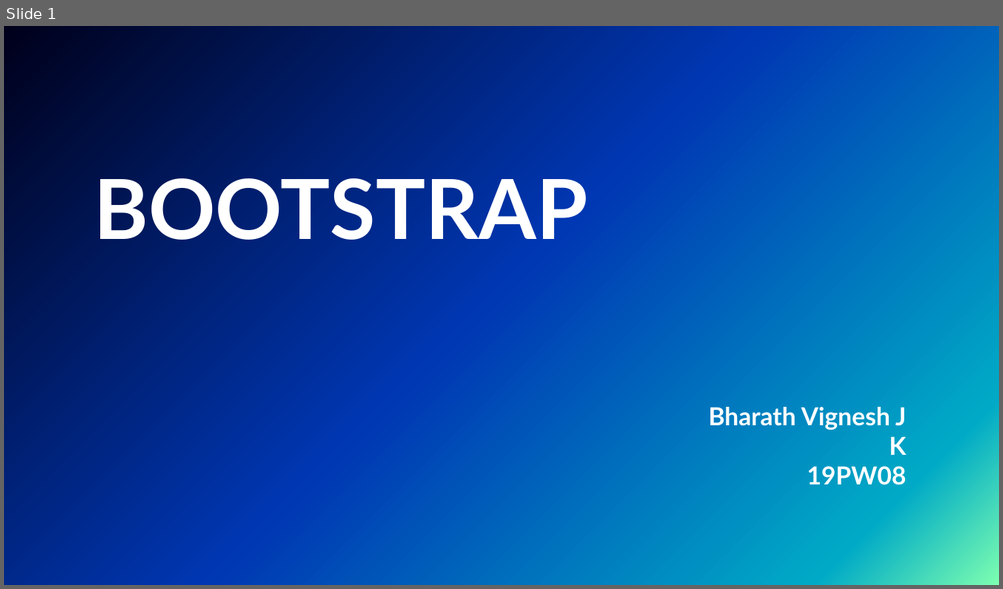
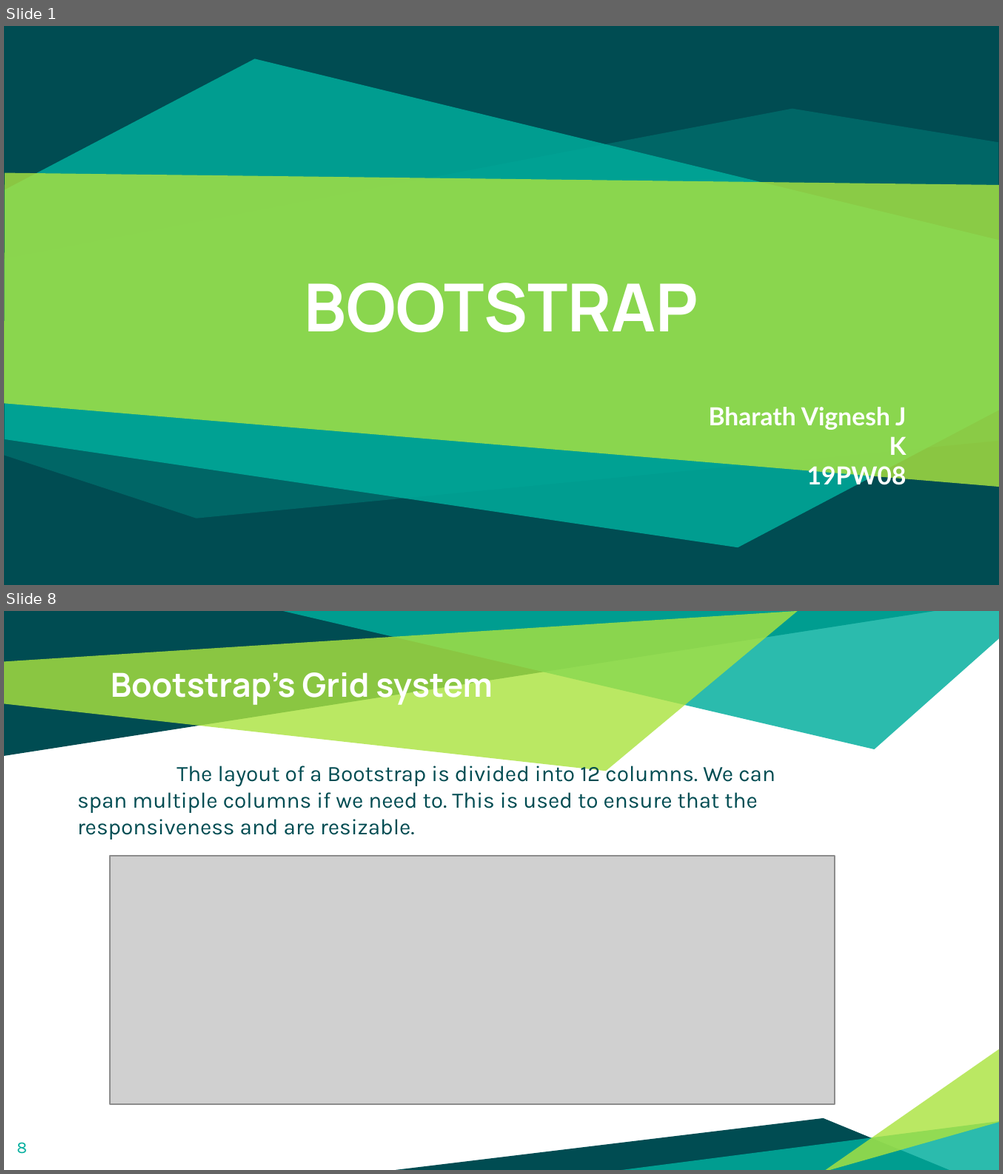
Before and after one commit to RazCrimson/Lab_Main, a slide deck: Sem 2/Web development Lab/Class/Bootstrap.pptx. Shown one above the other, each under a label of ours: slide 1 before the commit, slides 1 and 8 after it; the slides between them are not shown. The pictures are 1003x589 and 1003x1174 pixels, drawn with LibreOffice and Linux fonts; fonts in the diff are those of the drawing; grey boxes stand for pictures; background and template pictures are left out. Boxes give left, top, right and bottom in pixels: in the first picture for what was removed or moved away, otherwise in the second. Text is boxed around its words. In the diff, an @@ line names an element or a change of style, - is before the commit and + after.

```diff
--- a/Sem 2/Web development Lab/Class/Bootstrap.pptx
+++ b/Sem 2/Web development Lab/Class/Bootstrap.pptx
@@ slide 8 added at [4, 611, 999, 1170], background #FFFFFF @@
@@ title added at [111, 667, 492, 706], 24 pt, text #FFFFFF, bold @@
+Bootstrap’s Grid system
@@ text added at [77, 761, 775, 840], 16 pt, text #004C52 @@
+The layout of a Bootstrap is divided into 12 columns. We can span multiple columns if we need to. This is used to ensure that the responsiveness and are resizable.
@@ picture added at [109, 856, 834, 1105] @@
@@ group added at [4, 611, 999, 1170]: 6 freeform shapes @@
@@ page number added at [17, 1142, 27, 1154], 12 pt, text #00AE9D @@
+8
@@ slide 1 changed as well @@
@@ background picture (left out) to #004C52 @@
@@ freeform shape added at [5, 59, 999, 548], fill #00AE9D at 83% opacity @@
@@ freeform shape added at [4, 109, 998, 518], fill #00AE9D at 27% opacity @@
@@ freeform shape added at [4, 173, 999, 488], fill #ABE33F at 81% opacity @@
@@ title "BOOTSTRAP": place and size @@
-title "BOOTSTRAP" at [94, 167, 588, 254]
+title "BOOTSTRAP" at [304, 283, 698, 333]
@@ title "BOOTSTRAP" at [304, 283, 698, 333]: size 60 to 48 pt, font Lato to Manrope; alignment left to centre; vertical alignment top to middle @@
```
Also in this commit, not shown: 6 other slides changed, 9 other slides added, 4 slides removed, 32 other files.
